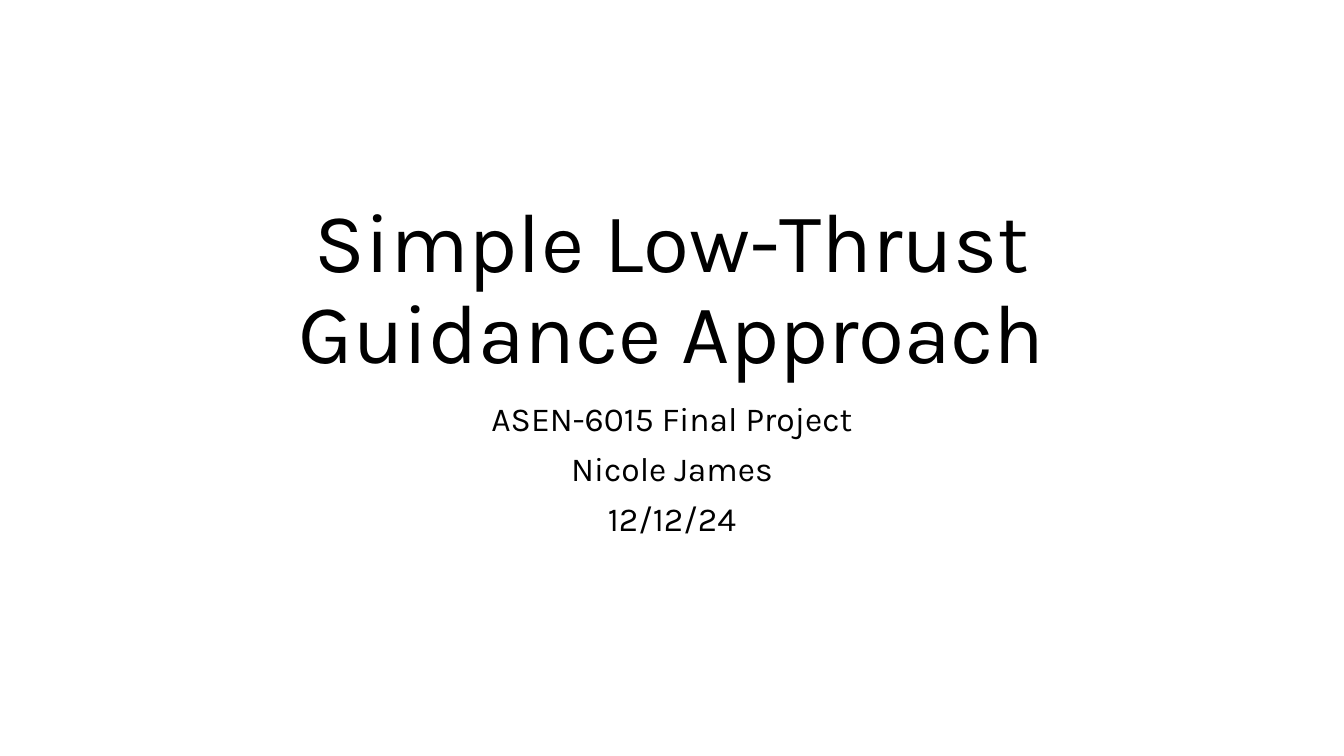
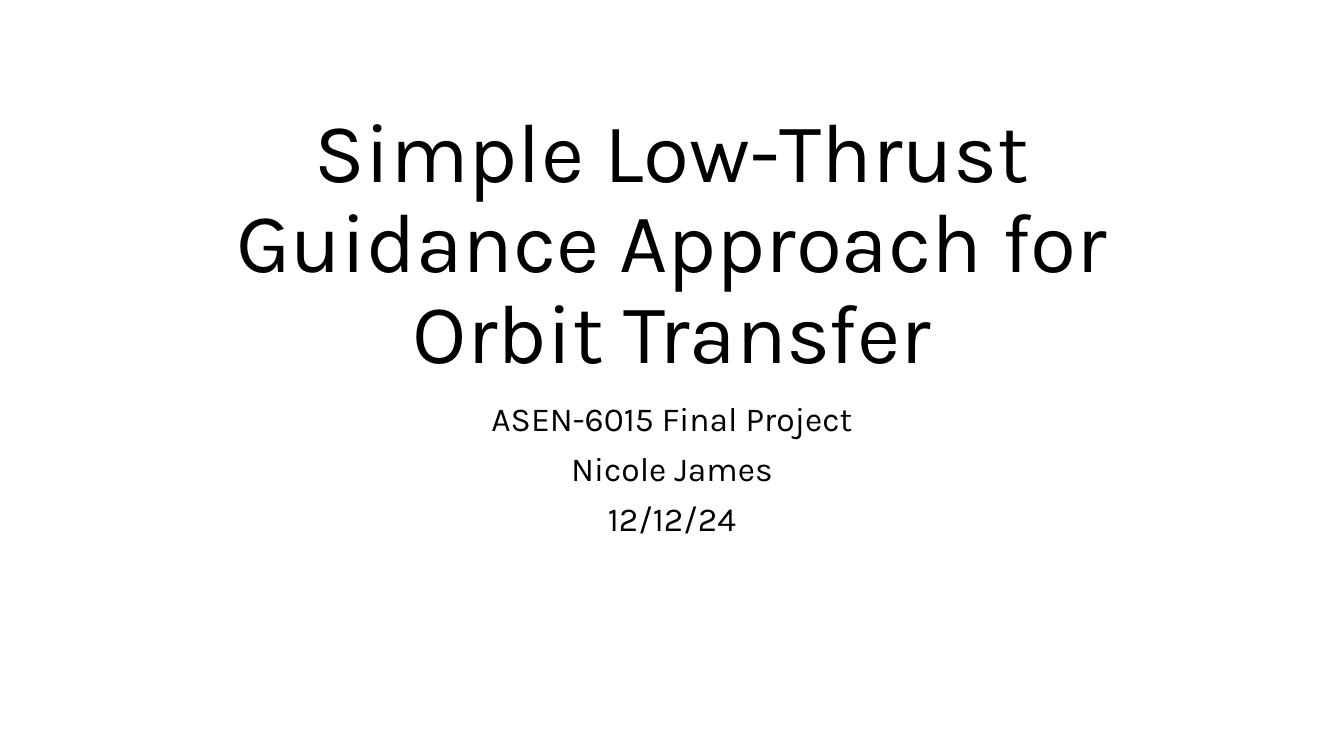
Before and after one commit to aeroNJneer/asen6015, a slide deck: slide 1 of hwk/project/report/NicoleJames_presentation.pptx. Drawn at 1344x756 pixels with LibreOffice and Linux fonts; fonts in the diff are those of the drawing. Boxes give left, top, right and bottom in pixels: in the first picture for what was removed or moved away, otherwise in the second. Text is boxed around its words. In the diff, an @@ line names an element or a change of style, - is before the commit and + after.

```diff
--- a/hwk/project/report/NicoleJames_presentation.pptx
+++ b/hwk/project/report/NicoleJames_presentation.pptx
@@ title at [236, 124, 1107, 364]: text changed @@
-Simple Low-Thrust Guidance Approach
+Simple Low-Thrust Guidance Approach for Orbit Transfer
```
Also in this commit, not shown: 2 other slides changed, 1 slide removed, 19 other files.
